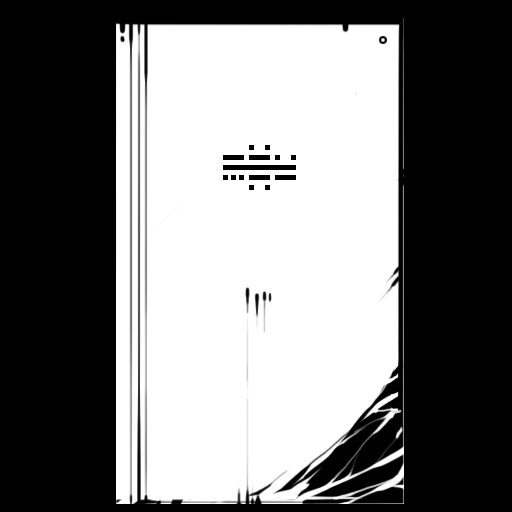
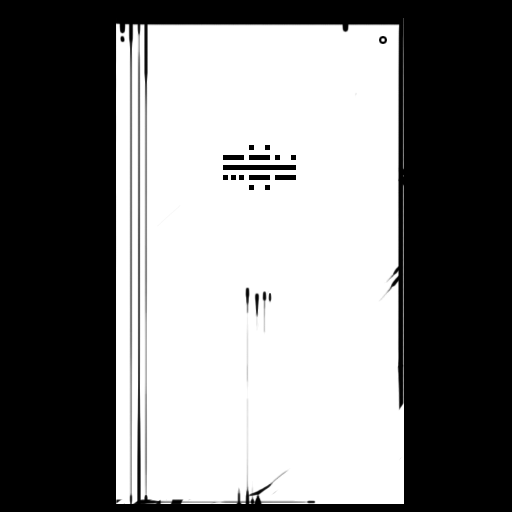
Comparing the layer stacks of the two 512px x 512px images. Changes:
painted on "Layer 6" over [272, 361, 404, 504]
